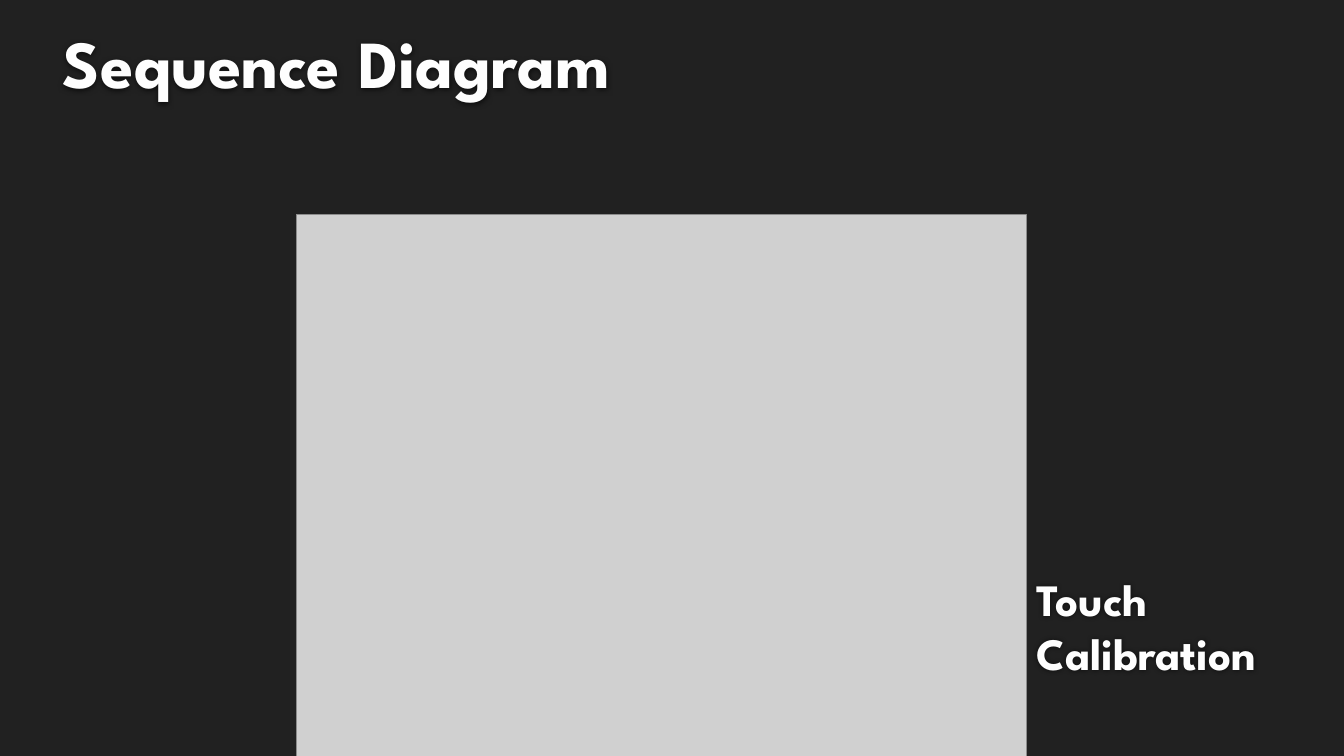
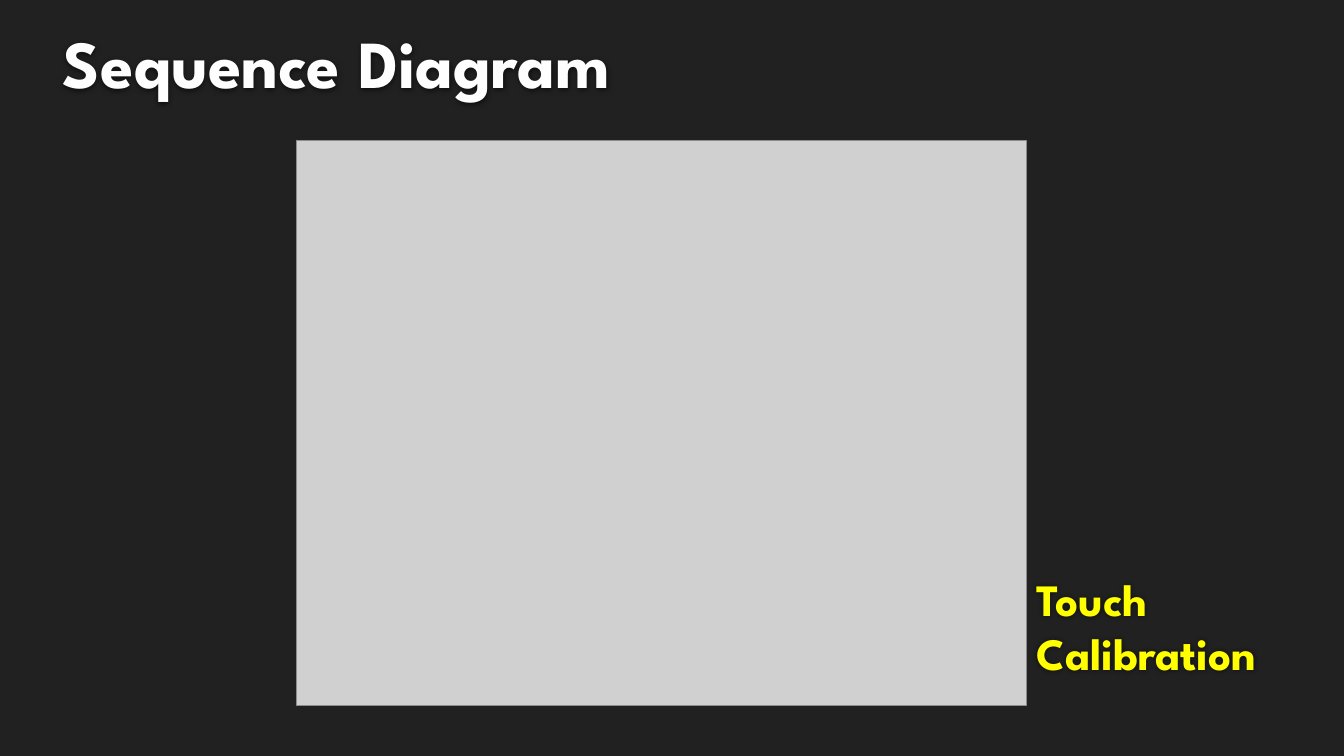
Before and after one commit to seans888/Thomas-n-Friends, a slide deck: slide 12 of Midterm-PPT.pptx. Drawn at 1344x756 pixels with LibreOffice and Linux fonts; fonts in the diff are those of the drawing; grey boxes stand for pictures; background and template pictures are left out. Boxes give left, top, right and bottom in pixels: in the first picture for what was removed or moved away, otherwise in the second. Text is boxed around its words. In the diff, an @@ line names an element or a change of style, - is before the commit and + after.

```diff
--- a/Midterm-PPT.pptx
+++ b/Midterm-PPT.pptx
@@ picture: place and size @@
-picture at <box>296,215,1026,756</box>
+picture at <box>296,140,1026,705</box>
@@ text "Touch Calibration" at <box>1036,585,1256,671</box>: text colour #FEFEFE to #FFFF00 @@
```
Also in this commit, not shown: 7 other slides changed, 3 other files.
